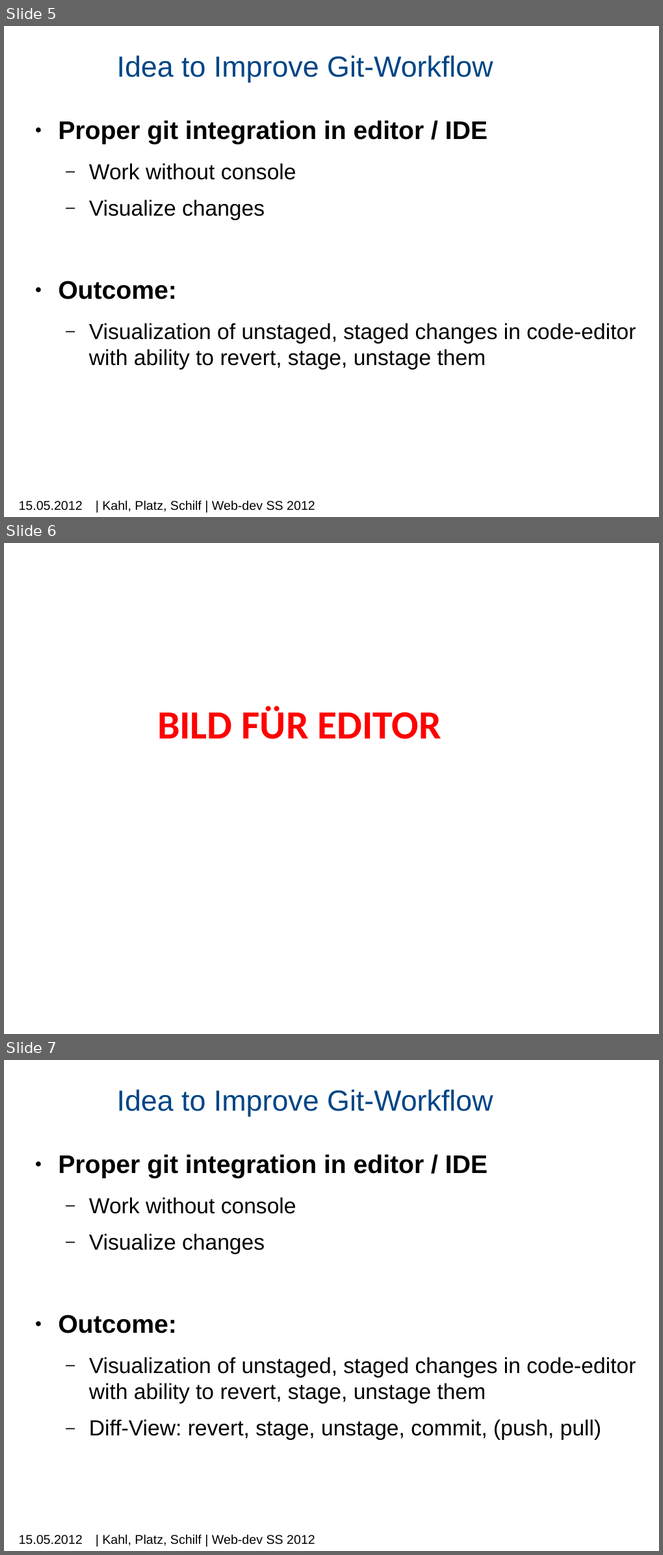
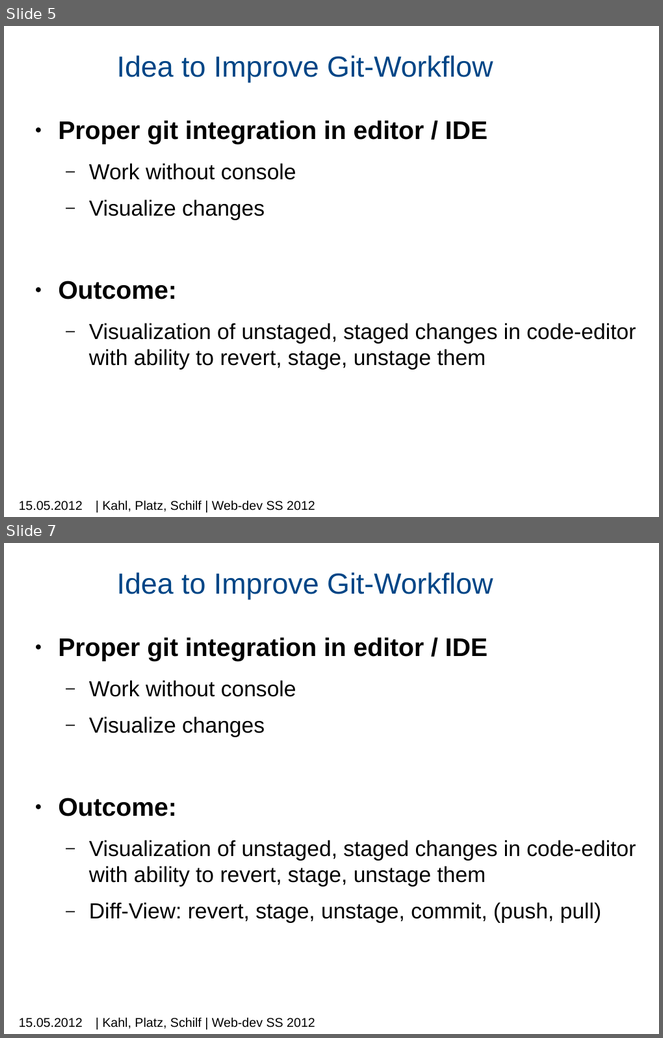
Before and after one commit to machisuji/webdev-spm, a slide deck: seminar/presentation/mps-c9.pptx. Shown one above the other, each under a label of ours: slides 5, 6 and 7 before the commit, slides 5 and 7 after it; the slides between them are not shown. The pictures are 663x1555 and 663x1038 pixels, drawn with LibreOffice and Linux fonts; fonts in the diff are those of the drawing; background and template pictures are left out. Boxes give left, top, right and bottom in pixels: in the first picture for what was removed or moved away, otherwise in the second. Text is boxed around its words. In the diff, an @@ line names an element or a change of style, - is before the commit and + after.

```diff
--- a/seminar/presentation/mps-c9.pptx
+++ b/seminar/presentation/mps-c9.pptx
@@ slide 6 removed at [4, 543, 659, 1034], background picture (left out) @@
@@ text removed at [157, 706, 441, 739] @@
-BILD FÜR EDITOR
```
Also in this commit, not shown: 4 slides changed, 3 slides added, 1 other slide removed.
